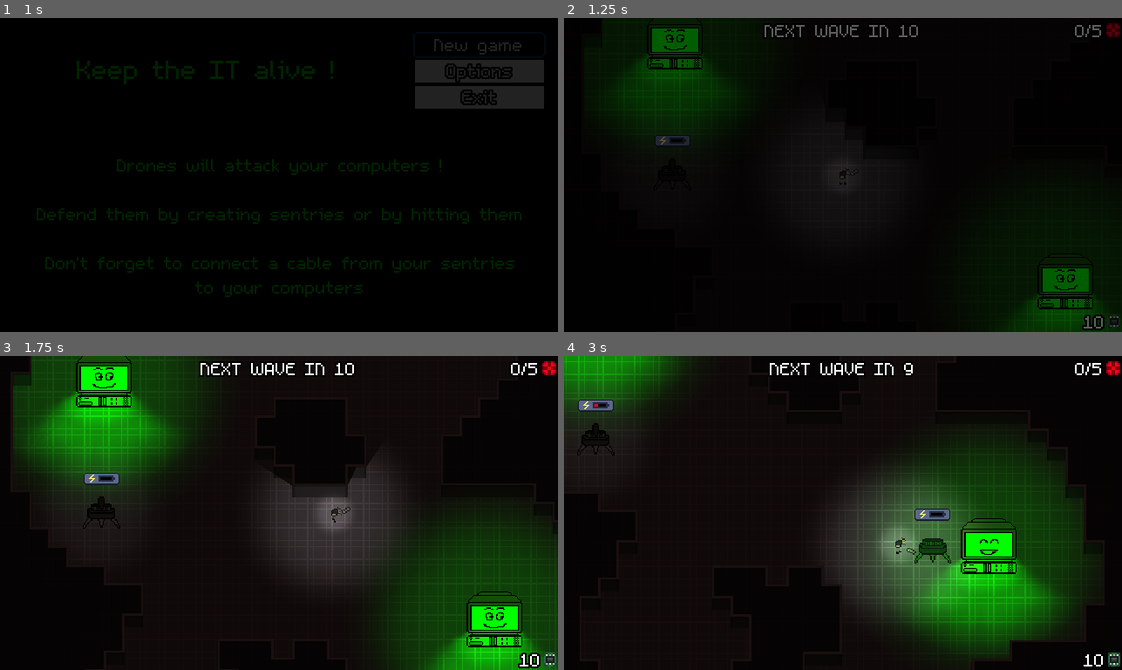
Above: before the commit, frames 1-4 (two rows, left to right).
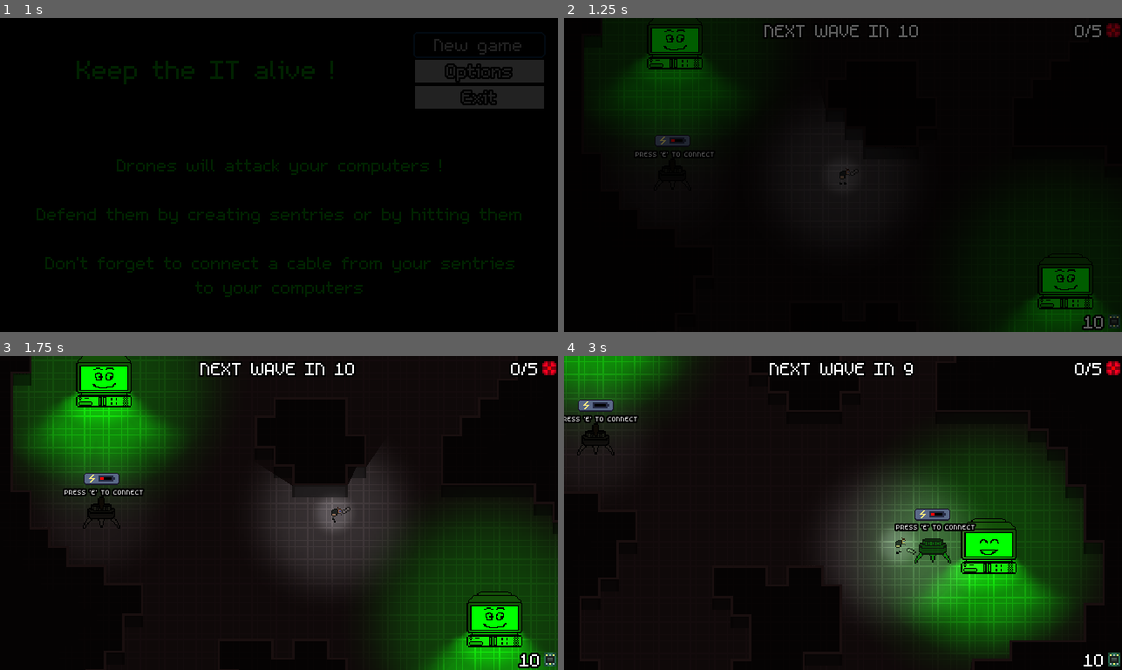
Above: after the commit, the same moments.

Repository: Evanaellio/ludumdare46
Game: Godot game, scene res://Game/Game.tscn
Same seed, same stepped clock (60 frames per second), same inputs: the game is played once before the commit and once after it. Sound files missing from this copy of the repository are replaced by a short silence.
Inputs:
- Up to frame 1 (1 s): click "New game" at 0.5 s
- Up to frame 2 (1.25 s): no input
- Up to frame 3 (1.75 s): tap E (Use) at 1.25, 1.35 s; hold D (Right) from 1.28 s (still down)
- Up to frame 4 (3 s): tap E (Use) at 2, 2.3, 2.75 s; release D (Right) at 2.03 s; hold S (Down) 2.03-2.78 s; tap Space (Attack) at 2.1 s; hold D (Right) from 2.78 s (still down); tap F (Build) at 2.85 s

Frame 1 is identical in both runs. In frame 2, less than 0.1% of the frame differs, in the area x 12-27%, y 38-45%; in frame 3, 0.3%; in frame 4, 0.7%, in the area x 0-74%, y 15-56%.
Error in both runs: Trying to assign value of type 'AudioStreamPlayer2D' to a variable of type 'AudioStreamPlayer'. (res://Prefabs/player/Keyboard.gd:7)

Commit message:
tuto tourelle

Diff:
--- a/PNJ/ordiMère.gd
+++ b/PNJ/ordiMère.gd
@@ -8,6 +8,7 @@
 var connected_tourelles: Array
 onready var health_bar = $HealthBar
 onready var ecran = $"2cran"
+onready var player = get_tree().get_root().find_node("Player", true, false)
 
 var dead = false
 
@@ -45,6 +46,13 @@
 		for t in connected_tourelles:
 			unlink_tourelle(t)
 			t.destroy_cables_to(self)
+
+	$CanvasLayer/Node2D.visible = player.tuto_ordi
+	if player.tuto_ordi:
+		var pos = get_global_transform_with_canvas().get_origin()
+		$CanvasLayer/Node2D.set_position(pos)
+		$CanvasLayer/Node2D/Tuto.text = "PRESS '" + get_InputEvent_name(InputMap.get_action_list("Use")) + "' TO CONNECT"
+
 	pass
 
 func dead():
@@ -63,3 +71,16 @@
 
 func methodeQuiSertARienOrdiMere():
 	pass
+
+func get_InputEvent_name(input_array:Array)->String:
+	var text:String = ""
+	var joypad = Input.get_connected_joypads().size() > 0
+	for event in input_array:
+		if event is InputEventKey and not joypad:
+			text = event.as_text()
+		elif event is InputEventJoypadButton and joypad:
+			if Input.is_joy_known(event.device):
+				text = str(Input.get_joy_button_string(event.button_index))
+			else:
+				text = "Btn. " + str(event.button_index)
+	return text
--- a/PNJ/ordiMère.tscn
+++ b/PNJ/ordiMère.tscn
@@ -6,7 +6,14 @@
 [ext_resource path="res://Assets/Images/anim_écran.tres" type="SpriteFrames" id=4]
 [ext_resource path="res://Assets/Images/ordispot.png" type="Texture" id=5]
 [ext_resource path="res://PNJ/bsod.wav" type="AudioStream" id=6]
+[ext_resource path="res://Assets/Fonts/m5x7.ttf" type="DynamicFontData" id=7]
 [ext_resource path="res://Prefabs/Health/HealthBar.tscn" type="PackedScene" id=10]
+
+[sub_resource type="DynamicFont" id=5]
+size = 6
+outline_size = 1
+outline_color = Color( 0, 0, 0, 1 )
+font_data = ExtResource( 7 )
 
 [node name="ordiMère" type="StaticBody2D"]
 script = ExtResource( 2 )
@@ -54,4 +61,21 @@
 attenuation = 0.164939
 bus = "SFX"
 
+[node name="CanvasLayer" type="CanvasLayer" parent="."]
+
+[node name="Node2D" type="Node2D" parent="CanvasLayer"]
+position = Vector2( 0, 2 )
+
+[node name="Tuto" type="Label" parent="CanvasLayer/Node2D"]
+margin_left = -41.1818
+margin_top = -27.6643
+margin_right = 42.8182
+margin_bottom = -16.6643
+custom_fonts/font = SubResource( 5 )
+text = "PRESS 'E' TO CONNECT"
+align = 1
+__meta__ = {
+"_edit_use_anchors_": false
+}
+
 [editable path="HealthBar"]
--- a/PNJ/tourelle.gd
+++ b/PNJ/tourelle.gd
@@ -10,6 +10,7 @@
 var can_build = false
 
 onready var gun = $Base/Fusil
+onready var player = get_tree().get_root().find_node("Player", true, false)
 
 var color_ok = Color(0, 1, 0, 0.8)
 var color_ko = Color(1, 0, 0, 0.8)
@@ -86,6 +87,9 @@
 	var pos = get_global_transform_with_canvas().get_origin()
 	$CanvasLayer/Node2D.set_position(pos)
 	$CanvasLayer/Node2D.visible = not is_connected
+	$CanvasLayer/Node2D/Tuto.visible = player.tuto_tourelle
+	if player.tuto_tourelle:
+		$CanvasLayer/Node2D/Tuto.text = "PRESS '" + get_InputEvent_name(InputMap.get_action_list("Use")) + "' TO CONNECT"
 
 	pass
 
@@ -136,3 +140,16 @@
 
 func cancel_building():
 	queue_free()
+
+func get_InputEvent_name(input_array:Array)->String:
+	var text:String = ""
+	var joypad = Input.get_connected_joypads().size() > 0
+	for event in input_array:
+		if event is InputEventKey and not joypad:
+			text = event.as_text()
+		elif event is InputEventJoypadButton and joypad:
+			if Input.is_joy_known(event.device):
+				text = str(Input.get_joy_button_string(event.button_index))
+			else:
+				text = "Btn. " + str(event.button_index)
+	return text
--- a/PNJ/tourelle.tscn
+++ b/PNJ/tourelle.tscn
@@ -1,10 +1,11 @@
-[gd_scene load_steps=10 format=2]
+[gd_scene load_steps=12 format=2]
 
 [ext_resource path="res://Assets/Images/tourelle-base.png" type="Texture" id=1]
 [ext_resource path="res://PNJ/tourelle.gd" type="Script" id=2]
 [ext_resource path="res://PNJ/turret_gun.png" type="Texture" id=3]
 [ext_resource path="res://Assets/Images/spot.png" type="Texture" id=4]
 [ext_resource path="res://PNJ/pasdecourant.png" type="Texture" id=5]
+[ext_resource path="res://Assets/Fonts/m5x7.ttf" type="DynamicFontData" id=6]
 
 [sub_resource type="Animation" id=1]
 resource_name = "idle"
@@ -38,6 +39,12 @@
 "name": "default",
 "speed": 1.0
 } ]
+
+[sub_resource type="DynamicFont" id=5]
+size = 6
+outline_size = 1
+outline_color = Color( 0, 0, 0, 1 )
+font_data = ExtResource( 6 )
 
 [node name="Tourelle" type="StaticBody2D"]
 script = ExtResource( 2 )
@@ -81,5 +88,16 @@
 position = Vector2( 0, -17.6014 )
 scale = Vector2( 0.5, 0.5 )
 frames = SubResource( 4 )
-frame = 1
 playing = true
+
+[node name="Tuto" type="Label" parent="CanvasLayer/Node2D"]
+margin_left = -41.1818
+margin_top = -12.6643
+margin_right = 42.8182
+margin_bottom = -1.66434
+custom_fonts/font = SubResource( 5 )
+text = "PRESS 'E' TO CONNECT"
+align = 1
+__meta__ = {
+"_edit_use_anchors_": false
+}
--- a/Prefabs/Music/Music.tscn
+++ b/Prefabs/Music/Music.tscn
@@ -56,12 +56,15 @@
 
 [node name="victoire-bass" type="AudioStreamPlayer" parent="Music/Song/CoreContainer"]
 stream = ExtResource( 12 )
+volume_db = -4.0
 
 [node name="victoire-drums" type="AudioStreamPlayer" parent="Music/Song/CoreContainer"]
 stream = ExtResource( 11 )
+volume_db = -2.0
 
 [node name="victoire-lead" type="AudioStreamPlayer" parent="Music/Song/CoreContainer"]
 stream = ExtResource( 14 )
+volume_db = -2.0
 
 [node name="victoire-piano" type="AudioStreamPlayer" parent="Music/Song/CoreContainer"]
 stream = ExtResource( 13 )
--- a/Prefabs/player/Player.gd
+++ b/Prefabs/player/Player.gd
@@ -20,6 +20,9 @@
 
 signal death
 var dead = false
+
+var tuto_tourelle = true
+var tuto_ordi = false
 
 # Called when the node enters the scene tree for the first time.
 func _ready():
@@ -75,6 +78,7 @@
 				current_cable.start_cable(target.position)
 				get_parent().add_child(current_cable)
 				connectingTourelle = target
+				tuto_ordi = tuto_tourelle
 
 		if target.has_method("methodeQuiSertARienOrdiMere") and current_cable != null:
 			connectingTourelle.add_cable(current_cable)
@@ -82,6 +86,9 @@
 			current_cable.end_cable(target)
 			current_cable = null
 			connectingTourelle = null
+			tuto_ordi = false
+
+		tuto_tourelle = false
 
 func add_electronics(amount: int):
 	electronics += amount
Not shown: 1 places in Levels/TrueGame.tscn that only renumber resources
Not shown: 1 places in PNJ/ordiMère.tscn that only renumber resources
